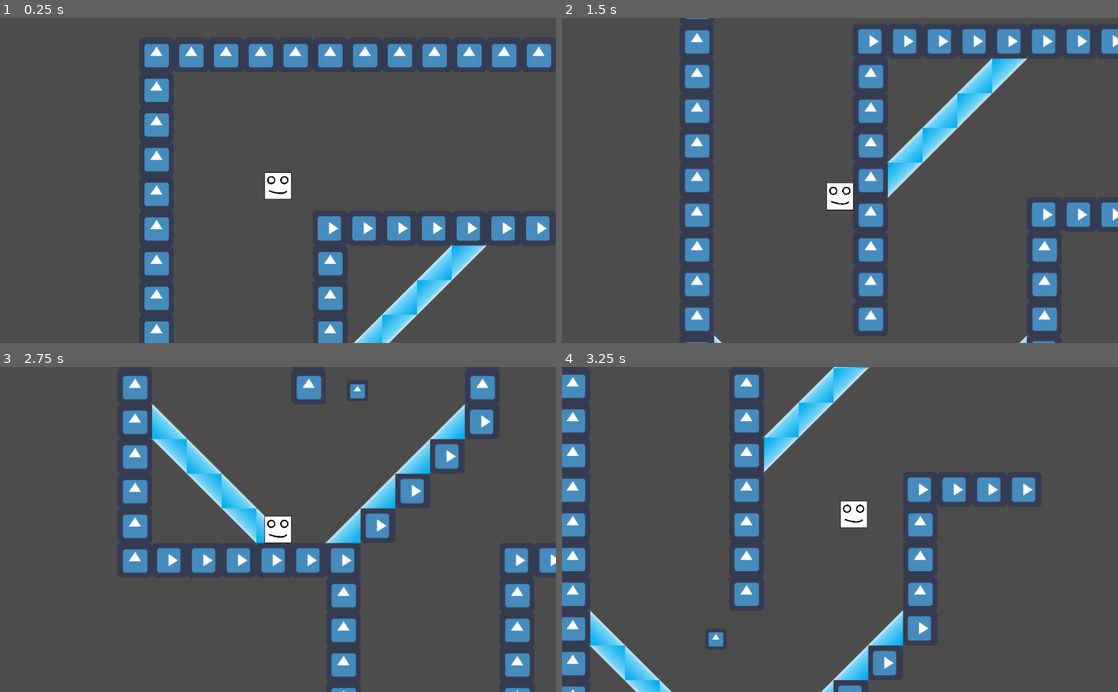
Above: before the commit, frames 1-4 (two rows, left to right).
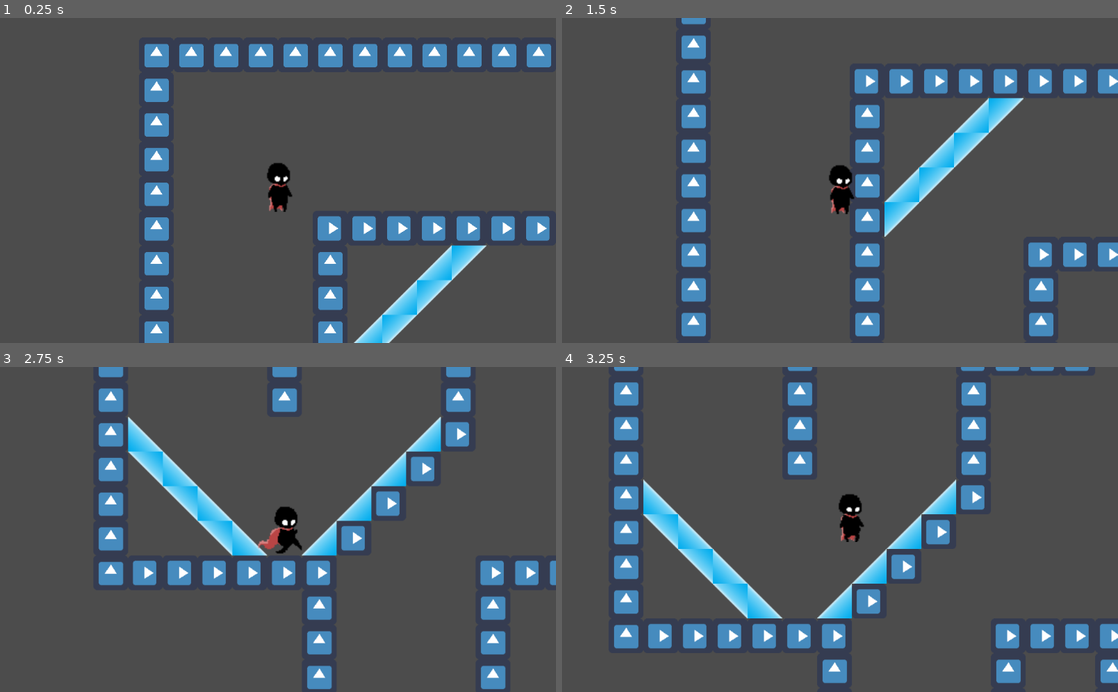
Above: after the commit, the same moments.

Repository: jeremycryan/Professional-Game
Game: Godot game, scene res://TestScene.tscn
Two runs of this game, one before a commit and one after it. Both use one fixed random seed, a clock stepped at 60 frames per second and the inputs below. The engine's default icon, where the game draws it, is replaced by a stand-in: a white triangle on a blue panel in a dark square.
Inputs (mouse positions are in pixels of both pictures, inside the frame that each line leads up to):
- Up to frame 1 (0.25 s): no input
- Up to frame 2 (1.5 s): move the mouse to (962, 164) at 0.52 s; hold D (mv_right) 0.53-1.28 s; click (962, 164) at 0.6 s; move the mouse to (728, 196) at 1.27 s; hold S (mv_down) from 1.28 s (still down); tap Space (tele) at 1.35 s
- Up to frame 3 (2.75 s): move the mouse to (333, 458) at 2.02 s; release S (mv_down) at 2.03 s; hold D (mv_right) from 2.03 s (still down); click (333, 458) at 2.1 s
- Up to frame 4 (3.25 s): move the mouse to (812, 594) at 2.77 s; release D (mv_right) at 2.78 s; hold W (mv_up) from 2.78 s (still down); tap Space (tele) at 2.85 s

The runs differ from the first frame. In frame 1, 0.6% of the frame differs, in the area x 47-53%, y 44-60%; in frame 2, 17%; in frame 3, 23%; in frame 4, 25%, in the area x 0-100%, y 0-100%.

Commit message:
Added player idle and walk animations.

Diff:
--- a/NewPlayer.tscn
+++ b/NewPlayer.tscn
@@ -1,15 +1,92 @@
-[gd_scene load_steps=5 format=2]
+[gd_scene load_steps=10 format=2]
 
 [ext_resource path="res://Player.gd" type="Script" id=1]
-[ext_resource path="res://Person.png" type="Texture" id=2]
-[ext_resource path="res://GunController.gd" type="Script" id=3]
+[ext_resource path="res://GunController.gd" type="Script" id=2]
+[ext_resource path="res://!spooksprites/Player/Idle.png" type="Texture" id=3]
+[ext_resource path="res://!spooksprites/Player/RunRight.png" type="Texture" id=4]
 
 [sub_resource type="RectangleShape2D" id=1]
 
 custom_solver_bias = 0.0
-extents = Vector2( 24.7634, 24.8689 )
+extents = Vector2( 9.1683, 23.9062 )
 
-[node name="Player" type="RigidBody2D"]
+[sub_resource type="Animation" id=2]
+
+resource_name = "Idle"
+length = 1.0
+loop = false
+step = 0.125
+tracks/0/type = "value"
+tracks/0/path = NodePath("Sprites/Idle:frame")
+tracks/0/interp = 1
+tracks/0/loop_wrap = true
+tracks/0/imported = false
+tracks/0/enabled = true
+tracks/0/keys = {
+"times": PoolRealArray( 0, 0.125, 0.25, 0.375, 0.5, 0.625, 0.75, 0.875 ),
+"transitions": PoolRealArray( 1, 1, 1, 1, 1, 1, 1, 1 ),
+"update": 1,
+"values": [ 0, 1, 2, 3, 4, 5, 6, 7 ]
+}
+
+[sub_resource type="Animation" id=5]
+
+resource_name = "IdleLeft"
+length = 1.0
+loop = false
+step = 0.13
+tracks/0/type = "value"
+tracks/0/path = NodePath("Sprites/IdleLeft:frame")
+tracks/0/interp = 1
+tracks/0/loop_wrap = true
+tracks/0/imported = false
+tracks/0/enabled = true
+tracks/0/keys = {
+"times": PoolRealArray( 0, 0.13, 0.26, 0.39, 0.52, 0.65, 0.78, 0.91 ),
+"transitions": PoolRealArray( 1, 1, 1, 1, 1, 1, 1, 1 ),
+"update": 1,
+"values": [ 0, 1, 2, 3, 4, 5, 6, 7 ]
+}
+
+[sub_resource type="Animation" id=4]
+
+resource_name = "RunLeft"
+length = 1.0
+loop = false
+step = 0.125
+tracks/0/type = "value"
+tracks/0/path = NodePath("Sprites/RunLeft:frame")
+tracks/0/interp = 1
+tracks/0/loop_wrap = true
+tracks/0/imported = false
+tracks/0/enabled = true
+tracks/0/keys = {
+"times": PoolRealArray( 0, 0.125, 0.25, 0.375, 0.5, 0.625, 0.75, 0.875 ),
+"transitions": PoolRealArray( 1, 1, 1, 1, 1, 1, 1, 1 ),
+"update": 1,
+"values": [ 0, 1, 2, 3, 4, 5, 6, 7 ]
+}
+
+[sub_resource type="Animation" id=3]
+
+resource_name = "RunRight"
+length = 1.0
+loop = false
+step = 0.125
+tracks/0/type = "value"
+tracks/0/path = NodePath("Sprites/RunRight:frame")
+tracks/0/interp = 1
+tracks/0/loop_wrap = true
+tracks/0/imported = false
+tracks/0/enabled = true
+tracks/0/keys = {
+"times": PoolRealArray( 0, 0.125, 0.25, 0.375, 0.5, 0.625, 0.75, 0.875 ),
+"transitions": PoolRealArray( 1, 1, 1, 1, 1, 1, 1, 1 ),
+"update": 1,
+"values": [ 0, 1, 2, 3, 4, 5, 6, 7 ]
+}
+
+[node name="Player" type="RigidBody2D" index="0"]
 
 input_pickable = false
 collision_layer = 4
@@ -30,18 +107,67 @@
 angular_velocity = 0.0
 angular_damp = -1.0
 script = ExtResource( 1 )
-_sections_unfolded = [ "Angular", "Collision" ]
+_sections_unfolded = [ "Angular", "Collision", "Transform" ]
 
-[node name="Sprite" type="Sprite" parent="." index="0"]
+[node name="PlayerCollisionBody" type="CollisionShape2D" parent="." index="0"]
 
-scale = Vector2( 0.1, 0.1 )
-texture = ExtResource( 2 )
+scale = Vector2( 2, 2 )
+shape = SubResource( 1 )
 _sections_unfolded = [ "Transform" ]
 
-[node name="PlayerCollisionBody" type="CollisionShape2D" parent="." index="1"]
+[node name="GunController" type="Node2D" parent="." index="1"]
 
-shape = SubResource( 1 )
+script = ExtResource( 2 )
 
-[node name="GunController" type="Node2D" parent="." index="2"]
+[node name="player_anim" type="AnimationPlayer" parent="." index="2"]
 
-script = ExtResource( 3 )
+root_node = NodePath("..")
+autoplay = ""
+playback_process_mode = 1
+playback_default_blend_time = 0.0
+playback_speed = 1.0
+anims/Idle = SubResource( 2 )
+anims/IdleLeft = SubResource( 5 )
+anims/RunLeft = SubResource( 4 )
+anims/RunRight = SubResource( 3 )
+blend_times = [  ]
+
+[node name="Sprites" type="Node2D" parent="." index="3"]
+
+scale = Vector2( 2, 2 )
+_sections_unfolded = [ "Transform" ]
+
+[node name="Idle" type="Sprite" parent="Sprites" index="0"]
+
+texture = ExtResource( 3 )
+hframes = 8
+frame = 7
+_sections_unfolded = [ "Animation", "Transform" ]
+
+[node name="IdleLeft" type="Sprite" parent="Sprites" index="1"]
+
+visible = false
+texture = ExtResource( 3 )
+flip_h = true
+hframes = 8
+frame = 7
+_sections_unfolded = [ "Animation", "Transform" ]
+
+[node name="RunRight" type="Sprite" parent="Sprites" index="2"]
+
+visible = false
+position = Vector2( -8, 0 )
+texture = ExtResource( 4 )
+hframes = 8
+frame = 7
+_sections_unfolded = [ "Animation", "Transform" ]
+
+[node name="RunLeft" type="Sprite" parent="Sprites" index="3"]
+
+visible = false
+position = Vector2( 8, 0 )
+texture = ExtResource( 4 )
+flip_h = true
+hframes = 8
+frame = 7
+_sections_unfolded = [ "Transform" ]
--- a/Player.gd
+++ b/Player.gd
@@ -8,9 +8,28 @@
 var jumping = Vector2(0,0);
 var canJump = false;
 
+onready var anim = get_node("player_anim");
+var cur_anim = "Idle"
+var new_anim = "Idle"
+
+func animate(animation):
+	var a_sprite = find_node(animation);
+	print(a_sprite)
+	if not anim.is_playing():
+		anim.play(animation)
+	elif animation == cur_anim:
+		return
+	else:
+		for n in get_node("Sprites").get_children():
+			n.hide();
+		a_sprite.show();
+		anim.play(animation);
+		cur_anim = animation
+
 func _process(delta):
 	motion = Vector2(0,0);
 	jumping = Vector2(0,0);
+
 
 	if (Input.is_action_pressed("mv_right")):
 		motion.x += 1;
@@ -22,15 +41,34 @@
 			canJump = false;
 	if (Input.is_action_pressed("mv_down")):
 		motion.y += 1;
+
 	motion = motion.normalized();
 
 	new_impulse = motion * delta * speed;
 	new_impulse += gravity;
 	new_impulse += jumping;
 
+	#	Set default animation to idle in direction currently facing
+	if cur_anim in ["RunRight", "Idle"]:
+		new_anim = "Idle";
+	else:
+		new_anim = "IdleLeft"
+
+	#
+	if motion.x > 0:
+		new_anim = "RunRight";
+	elif motion.x < 0:
+		new_anim = "RunLeft";
+
+	animate(new_anim);
+
 	apply_impulse(Vector2(), new_impulse)
 
+
+
 func _ready():
+	anim.play("Idle");
+
 	set_contact_monitor(true);
 	set_max_contacts_reported(5);
 
--- a/PlayerTake2.tscn
+++ b/PlayerTake2.tscn
@@ -9,7 +9,7 @@
 custom_solver_bias = 0.0
 radius = 10.0
 
-[node name="Player" type="RigidBody2D" index="0"]
+[node name="Player" type="RigidBody2D"]
 
 input_pickable = false
 collision_layer = 4
--- a/TestScene.tscn
+++ b/TestScene.tscn
@@ -7,7 +7,7 @@
 [ext_resource path="res://GameCamera.gd" type="Script" id=5]
 [ext_resource path="res://NewPlayer.tscn" type="PackedScene" id=6]
 
-[node name="Node2D" type="Node2D" index="0"]
+[node name="Node2D" type="Node2D"]
 
 [node name="Maps" type="Node2D" parent="." index="0"]
 
Binary file changed: !spooksprites/Player/Blink.png
Not shown, added: !spooksprites/Player/Blink.png.import
Binary file changed: !spooksprites/Player/Idle.png
Not shown, added: !spooksprites/Player/Idle.png.import
Binary file changed: !spooksprites/Player/RunRight.png
Not shown, added: !spooksprites/Player/RunRight.png.import
Not shown, added: !spooksprites/Player/Whisp.png.import
